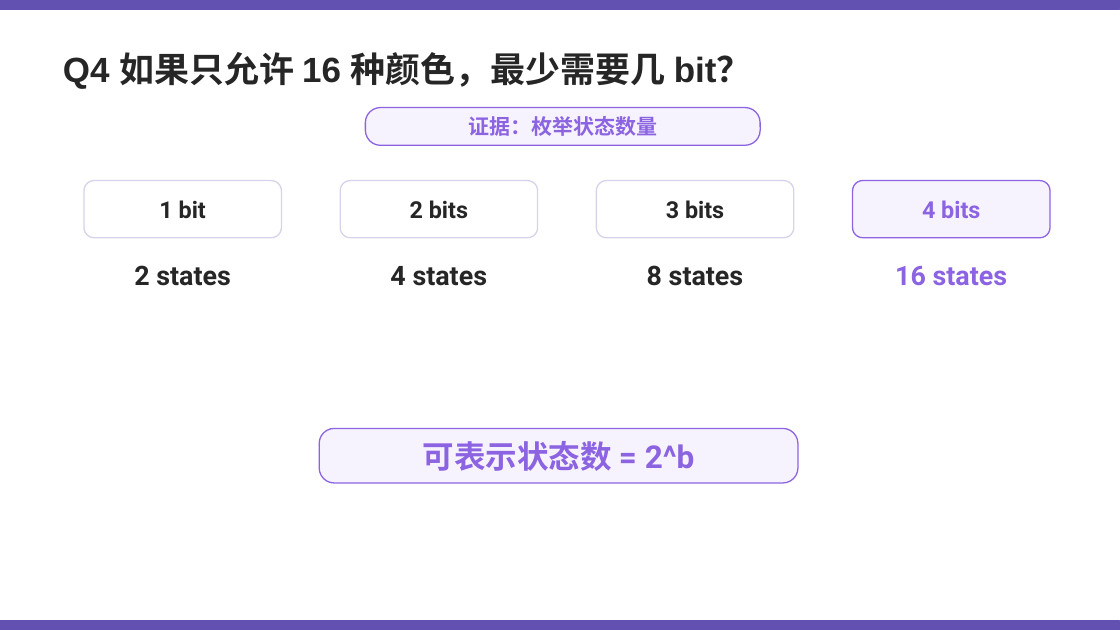
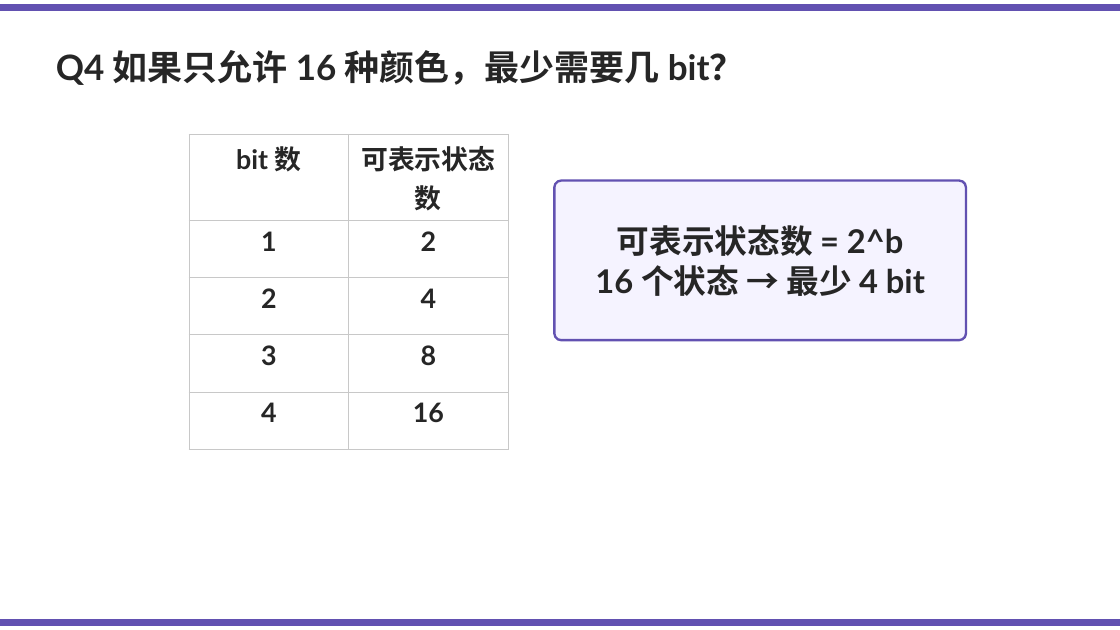
Before and after one commit to Kunonepeng/shtick, a slide deck: slide 14 of 1-2-encoding/1-2-3-image-encoding/image-encoding-v1.pptx (slide 12 before the commit). Drawn at 1120x630 pixels with LibreOffice and Linux fonts; fonts in the diff are those of the drawing. Boxes give left, top, right and bottom in pixels: in the first picture for what was removed or moved away, otherwise in the second. Text is boxed around its words. In the diff, an @@ line names an element or a change of style, - is before the commit and + after.

```diff
--- a/1-2-encoding/1-2-3-image-encoding/image-encoding-v1.pptx
+++ b/1-2-encoding/1-2-3-image-encoding/image-encoding-v1.pptx
@@ rectangle: place and size @@
-rectangle at (0,0,1120,9)
+rectangle at (0,4,1120,11)
@@ text "Q4 如果只允许 16 种颜色，最少需要几 bit？" at (56,50,745,85): font Arial to Lato @@
@@ rounded rectangle removed at (365,108,760,145) @@
@@ text removed at (468,116,657,136) @@
-证据：枚举状态数量
@@ table added at (189,134,508,426), 5 rows, 2 columns @@
+bit 数 | 可表示状态数
+1 | 2
+2 | 4
+3 | 8
+4 | 16
@@ rounded rectangle removed at (84,181,281,238) @@
@@ text removed at (159,200,206,219) @@
-1 bit
@@ rounded rectangle removed at (340,181,538,238) @@
@@ text removed at (410,200,468,219) @@
-2 bits
@@ rounded rectangle added at (555,181,966,340), fill #F5F3FF, outline #6251B1 2 pt @@
@@ text "可表示状态数 = 2^b": place and size @@
-text "可表示状态数 = 2^b" at (423,441,695,471)
+text "可表示状态数 = 2^b" at (595,225,925,296)
@@ rounded rectangle removed at (597,181,794,238) @@
@@ text removed at (666,200,724,219) @@
-3 bits
@@ rounded rectangle removed at (853,181,1050,238) @@
@@ text removed at (922,200,980,218) @@
-4 bits
@@ text at (617,225,903,256): size 27 to 28 pt, font Roboto to Lato, text colour #8C64E1 to #262626 in "可表示状态数 = 2^b" @@
@@ text removed at (134,265,231,286) @@
-2 states
@@ text removed at (390,266,488,286) @@
-4 states
@@ text at (595,265,925,296): paragraph added @@
+16 个状态 → 最少 4 bit
@@ text removed at (647,265,744,286) @@
-8 states
@@ text removed at (895,266,1008,285) @@
-16 states
@@ rounded rectangle removed at (319,429,798,483) @@
@@ rectangle: place and size @@
-rectangle at (0,621,1120,630)
+rectangle at (0,619,1120,626)
```
Also in this commit, not shown: 22 other slides changed, 3 slides added, 1 slide removed, 8 other files.
